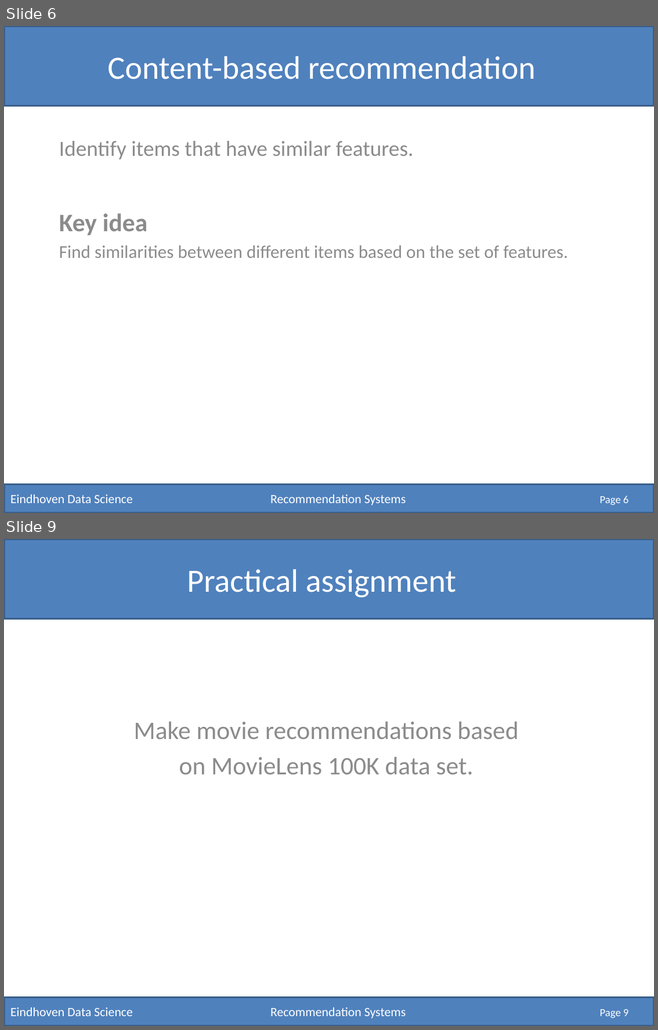
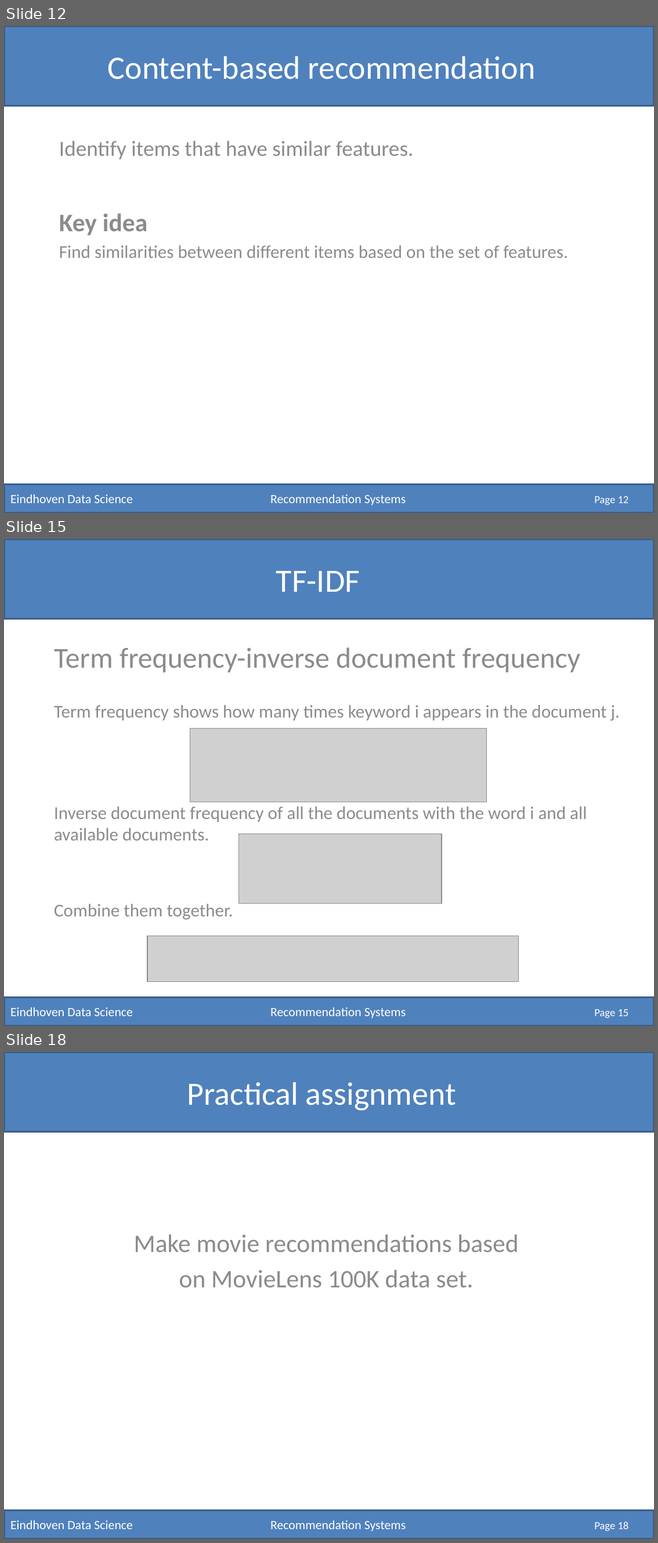
Before and after one commit to RobRomijnders/EDS, a slide deck: hack_10/Recommendation Systems.pptx. Shown one above the other, each under a label of ours: slides 6 and 9 before the commit, slides 12, 15 and 18 after it; the slides between them are not shown. The pictures are 658x1030 and 658x1543 pixels, drawn with LibreOffice and Linux fonts; fonts in the diff are those of the drawing; grey boxes stand for pictures. Boxes give left, top, right and bottom in pixels: in the first picture for what was removed or moved away, otherwise in the second. Text is boxed around its words. In the diff, an @@ line names an element or a change of style, - is before the commit and + after.

```diff
--- a/hack_10/Recommendation Systems.pptx
+++ b/hack_10/Recommendation Systems.pptx
@@ slide 15 added at <box>4,539,654,1026</box>, background #FFFFFF @@
@@ rectangle added at <box>4,539,654,619</box>, fill #4F81BD, outline #3A5F8C 2 pt @@
@@ title added at <box>276,571,360,592</box>, 36 pt, text #FFFFFF @@
+TF-IDF
@@ subtitle added at <box>54,647,619,919</box>, 20 pt, text #8C8C8C @@
+Term frequency-inverse document frequency
+Term frequency shows how many times keyword i appears in the document j.
+Inverse document frequency of all the documents with the word i and all available documents.
+Combine them together.
@@ picture added at <box>190,728,486,802</box> @@
@@ picture added at <box>238,834,441,903</box> @@
@@ picture added at <box>148,936,518,982</box> @@
@@ rectangle added at <box>4,998,654,1026</box>, fill #4F81BD, outline #3A5F8C 2 pt, 14 pt, text #FFFFFF @@
+Eindhoven Data Science Recommendation Systems
@@ page number added at <box>594,1009,629,1018</box>, 12 pt, text #FFFFFF @@
+Page 15
@@ what was slide 6 is now slide 12 @@
@@ page number at <box>594,496,629,505</box>: text changed @@
-Page 6
+Page 12
@@ what was slide 9 is now slide 18 @@
@@ page number at <box>594,1522,629,1531</box>: text changed @@
-Page 9
+Page 18
```
Also in this commit, not shown: 5 slides changed, 8 other slides added.
